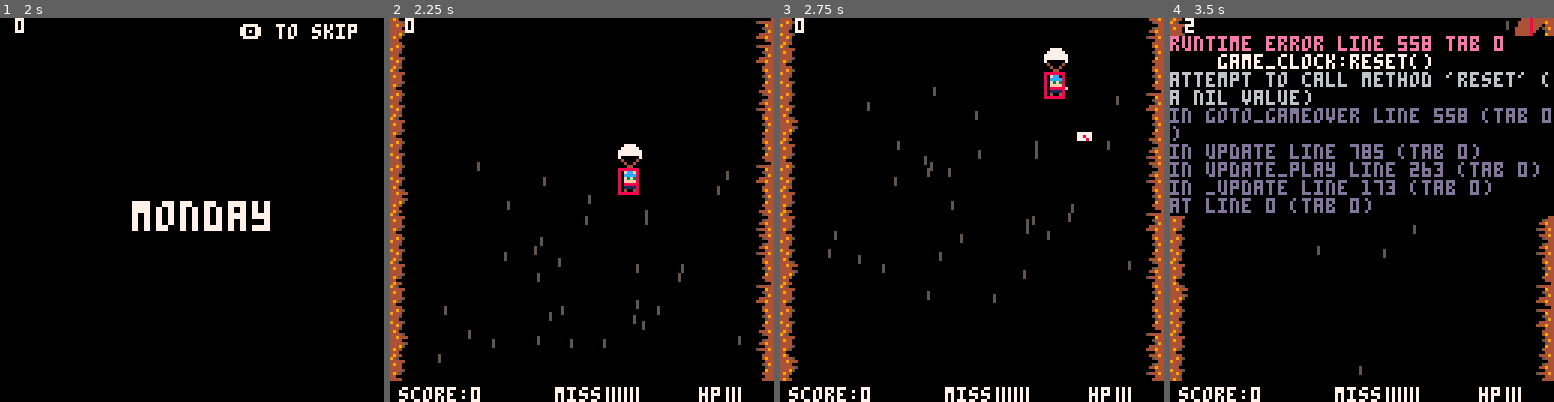
Above: before the commit, frames 1-4 (left to right).
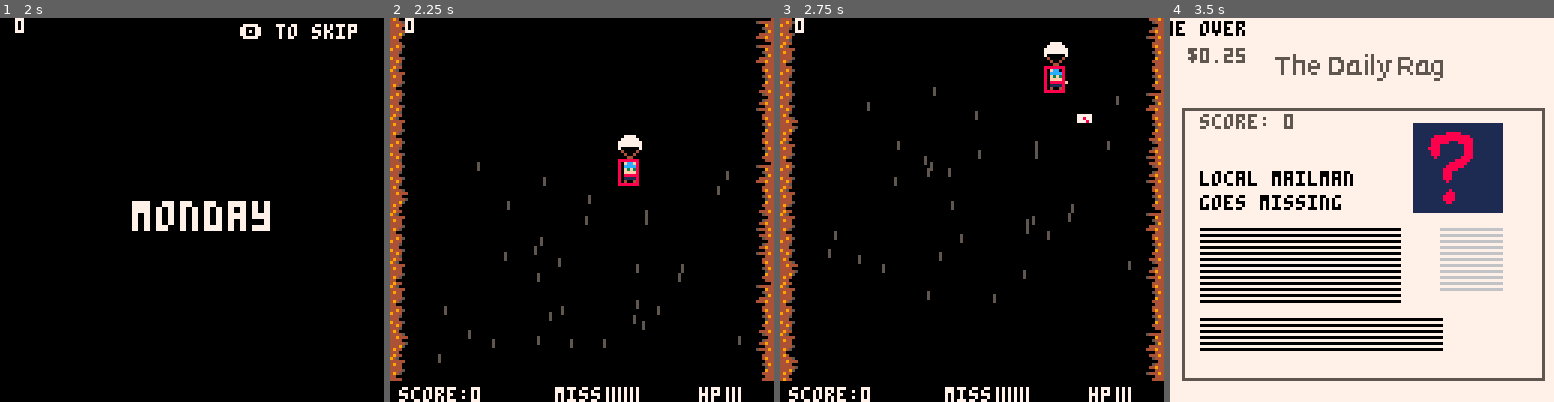
Above: after the commit, the same moments.

Repository: sugarvoid/down-mail
Game: PICO-8 cartridge down_mail.p8
Same seed, same stepped clock (60 frames per second), same inputs: the game is played once before the commit and once after it.
Inputs:
- Up to frame 1 (2 s): tap X (X key) at 0.33, 1.07, 1.85 s; tap O (Z key) at 0.7, 1.7 s; hold Right from 1.6 s (still down)
- Up to frame 2 (2.25 s): release Right at 2.1 s; tap O (Z key) at 2.1 s; hold Up from 2.15 s (still down)
- Up to frame 3 (2.75 s): release Up at 2.42 s; hold Right from 2.47 s (still down); tap O (Z key) at 2.5 s
- Up to frame 4 (3.5 s): tap O (Z key) at 2.9, 3.3 s; tap X (X key) at 2.97 s; release Right at 3.03 s; hold Left from 3.08 s (still down)

Frame 1 is identical in both runs. In frame 2, 0.6% of the frame differs, in the area x 59-66%, y 30-47%; in frame 3, 0.7%; in frame 4, 89%, in the area x 0-100%, y 0-100%.
Error before the commit: runtime error line 558 tab 0; game_clock:reset(); attempt to call method 'reset' (a nil value)

Commit message:
Make twisters move

Diff:
--- a/src/main.lua
+++ b/src/main.lua
@@ -488,7 +488,7 @@
 
 function goto_gameover(reason)
     spawner:reset()
-    game_clock:reset()
+    game_clock:restart()
     --[[
         1=death
         2=missing
--- a/src/player.lua
+++ b/src/player.lua
@@ -97,8 +97,10 @@
 
     if self:check_for_twisters() then
         self.move_speed = 0.5
+        self.speed = 0.5
       else
         self.move_speed = 1.5
+        self.speed = 2
       end
 
     if self.is_chute_open then
@@ -167,7 +169,7 @@
 
 function player:check_for_twisters()
     for t in all(twisters) do
-      if t.dis < 30 then
+        if is_colliding_pro(self.hitbox, t.hitbox) then
         return true
       end
     end
--- a/src/twister.lua
+++ b/src/twister.lua
@@ -7,9 +7,10 @@
     local _t = setmetatable({}, twister)
     _t.x = x
     _t.y = y
-    _t.position = nil
-    _t.next_position = nil
-    _t.timer = 120
+    --_t.position = nil
+    --_t.next_position = nil
+    _t.life_timer = 120
+    _t.move_timer = 60
     _t.target = p1
     _t.anim = { 51, 52, 53 }
     _t.tick = 0
@@ -19,9 +20,10 @@
     _t.img = 51
     _t.dis = 0
     _t.angle = 0
-    _t.speed = 2
+    _t.speed = 0.05
     _t.prox = 0.2
     _t.hitbox = hitbox.new(_t, 15, 15)
+    _t:move()
     add(twisters, _t)
 end
 
@@ -30,22 +32,31 @@
 end
 
 function twister:update()
+
+    self.x += (self.next_x - self.x) * self.speed
+    self.y += (self.next_y - self.y) * self.speed
+
     self.tick = (self.tick + 1) % self.step
     if (self.tick == 0) then
         self.frame = self.frame % #self.anim + 1
     end
-    self.timer -= 1
-    if self.timer == 0 then
+    self.life_timer -= 1
+    if self.life_timer <= 0 then
         del(twisters, self)
         self.img = 38
-        self.target = nil --{ x = randi_rang(10,100), y = 125, type = "exit" }
+        --self.target = nil --{ x = randi_rang(10,100), y = 125, type = "exit" }
         self.speed = 3
-        self.prox = 0.8
+       -- self.prox = 0.8
         p1.move_speed = 1.5
     end
+    self.move_timer -= 1
+    if self.move_timer <= 0 then
+        self.move_timer = 60
+        self:move()
+    end
 
-    if self.target then
-        local _newangle = atan2(self.target.x - self.x, self.target.y - self.y)
+    --if self.target then
+    --    local _newangle = atan2(self.target.x - self.x, self.target.y - self.y)
 
         -- if _newangle <= 0.3 then
         --     local _t = self.target.type
@@ -56,12 +67,12 @@
         --     end
         -- end
 
-        self.angle = angle_lerp(self.angle, _newangle, self.prox)
-        self.x += self.speed * cos(self.angle)
-        self.y += self.speed * sin(self.angle)
+      --  self.angle = angle_lerp(self.angle, _newangle, self.prox)
+      --  self.x += self.speed * cos(self.angle)
+     --   self.y += self.speed * sin(self.angle)
 
-        self.dis = dist(self.target, self)
-    end
+     --   self.dis = dist(self.target, self)
+   -- end
 
 
     --print_debug(self.dis)
@@ -81,5 +92,6 @@
 end
 
 function twister:move()
-
+    self.next_x = randi_rang(20,100)
+    self.next_y = randi_rang(20,90)
 end
